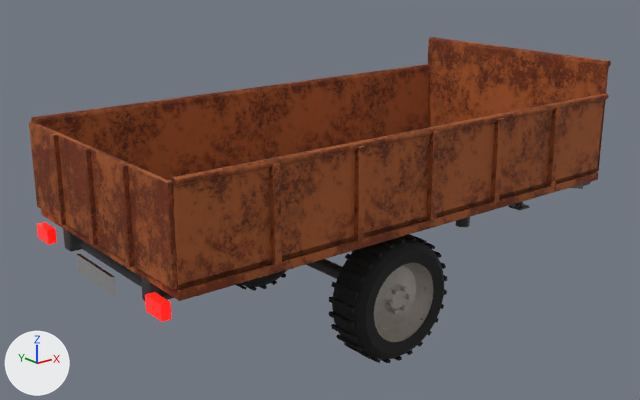
An edit to the glTF model assets/models/trailer_rusty.glb, drawn before and after from the same camera.
The view is the same before and after, from a camera (50 mm lens) standing at (-3.87, -4.87, 2.88) and looking at (0.31, 0.35, 0.79). Every picture has the same lights, and +X, +Y and +Z are marked at lower left. The first picture is the older version. Where no turn or scale is listed for an object, it has been applied to the vertices.

Names of what the first picture shows: 'Bed', 'Chassis', 'Plate', 'TailLamps', 'Tailgate', 'Wheel1_Rim', 'Wheel1_Tyre' and 1 more.
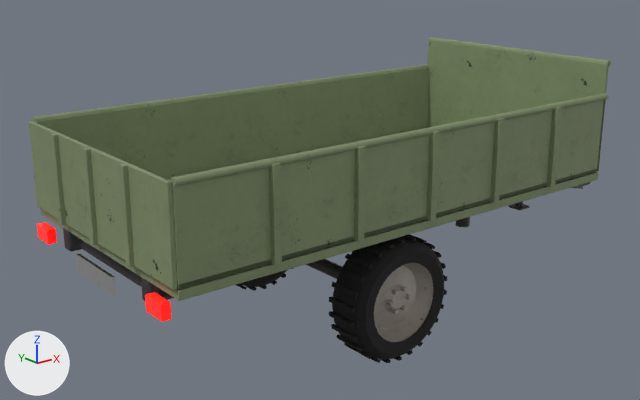
Boxes [x1, y1, x2, y2] around the edits, measured in the pictures (640 x 400 px):
```json
{"object": "Bed", "change": "recoloured", "before": [31, 37, 611, 301], "after": [31, 37, 611, 301], "on screen": "brown to green"}
{"object": "Tailgate", "change": "recoloured", "before": [29, 121, 177, 290], "after": [29, 121, 177, 290], "on screen": "brown to green"}
```

Edits to the scene script, one JSON object a line:
```json
{"op": "add", "block": "mat_paint_001", "code": ["mat_paint_001 = bpy.data.materials.new('Paint.001')", "# colours: greyish green #95a67c, mixed with the vertex colours", "# uses the picture img_paint_worn"]}
{"block": "me_bed_001", "where": "me_bed_001.from_pydata(...)  # 1406 vertices, 2755 faces; spans x 0.0..3.84, y -0.99..0.99, z -0.07..0.87"}
{"op": "remove", "block": "me_bed_001", "code": "me_bed_001.materials.append(mat_paint)"}
{"op": "add", "block": "me_bed_001", "code": "me_bed_001.materials.append(mat_paint_001)"}
{"block": "me_tailgate_001", "where": "me_tailgate_001.from_pydata(...)  # 224 vertices, 432 faces; spans x -0.06..0.0, y -0.94..0.94, z -0.6..0.0"}
{"op": "remove", "block": "me_tailgate_001", "code": "me_tailgate_001.materials.append(mat_paint)"}
{"op": "add", "block": "me_tailgate_001", "code": "me_tailgate_001.materials.append(mat_paint_001)"}
```
